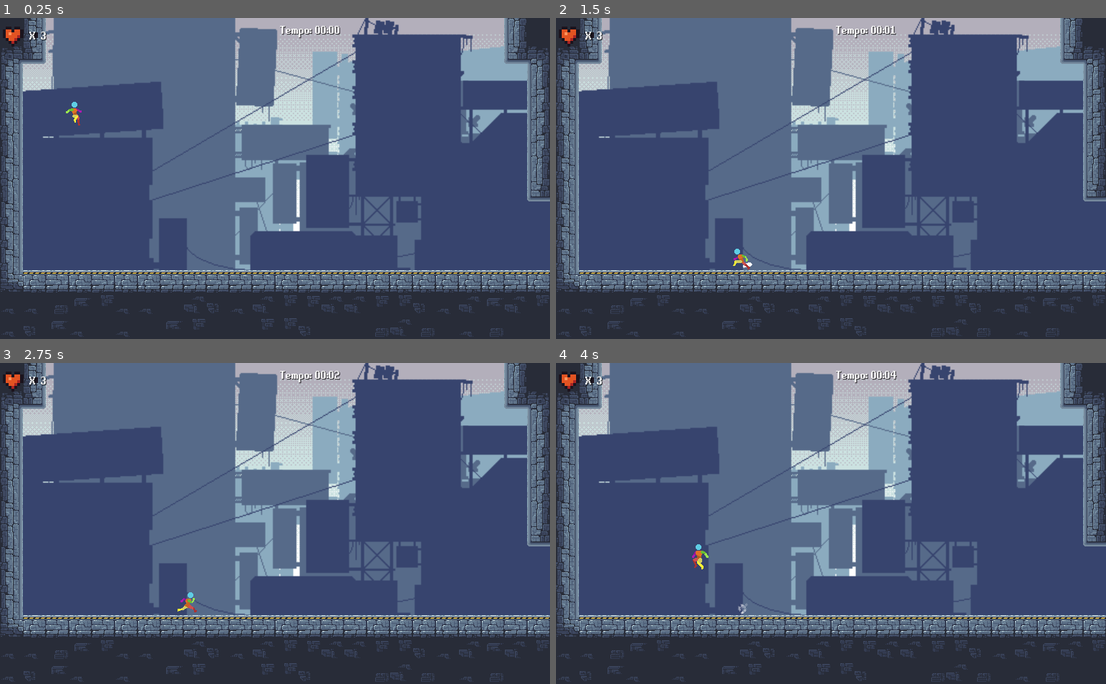
Above: before the commit, frames 1-4 (two rows, left to right).
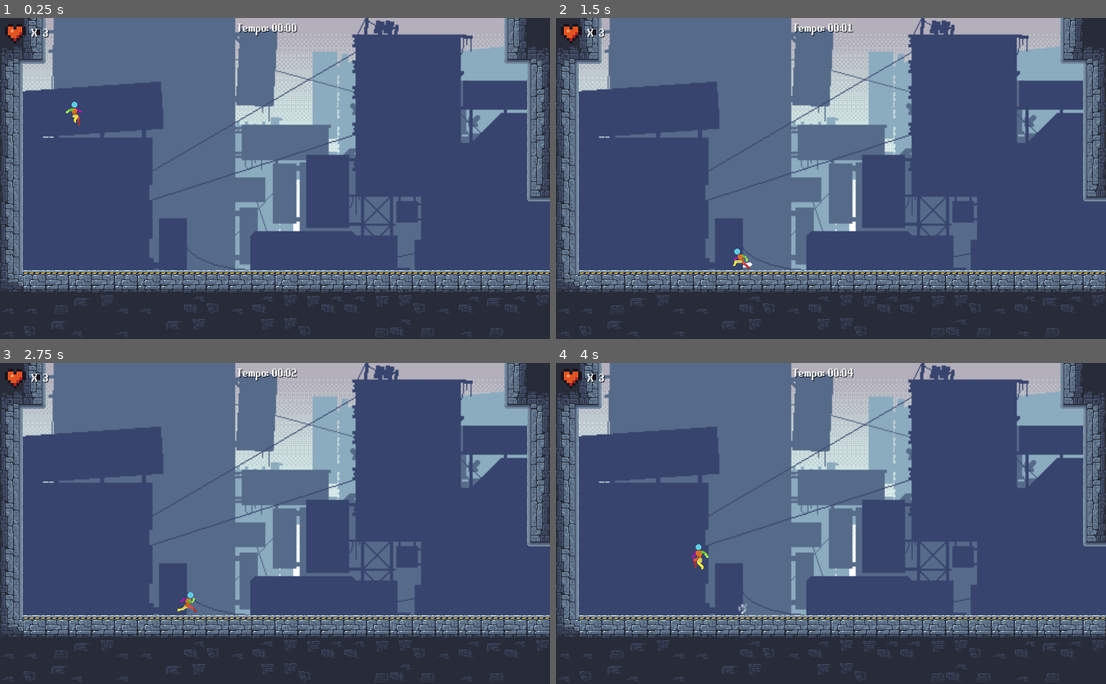
Above: after the commit, the same moments.

Repository: Eduardo-Pyment/Alquimista_dos_Sonhos-A_ultima_semente
Game: Godot game, scene res://Fases/fase_1.tscn
Same seed, same stepped clock (60 frames per second), same inputs: the game is played once before the commit and once after it. This scene is started directly instead of the project's main scene.
Inputs:
- Up to frame 1 (0.25 s): no input
- Up to frame 2 (1.5 s): tap Enter (ui_accept) at 0.5, 0.77 s; hold Right (ui_right) 0.53-1.28 s; hold Left (ui_left) from 1.28 s (still down)
- Up to frame 3 (2.75 s): tap Enter (ui_accept) at 1.52 s; release Left (ui_left) at 2.03 s; hold Right (ui_right) from 2.03 s (still down)
- Up to frame 4 (4 s): release Right (ui_right) at 2.78 s; hold Up (ui_up) 2.78-3.53 s; tap Enter (ui_accept) at 3.02, 3.77 s; hold Left (ui_left) from 3.53 s (still down)

The runs differ from the first frame. In frame 1, 0.6% of the frame differs, in the area x 0-62%, y 1-9%; in frame 2, 0.6%; in frame 3, 0.6%; in frame 4, 0.6%.

Commit message:
Animação da máquina implementada e UI da fase 1 alinhada

Diff:
--- a/Fases/fase_1.tscn
+++ b/Fases/fase_1.tscn
@@ -819,16 +819,18 @@
 [node name="vida_tempo" type="Control" parent="HUD"]
 layout_mode = 3
 anchors_preset = 0
-offset_right = 40.0
-offset_bottom = 40.0
+offset_left = -3.0
+offset_top = -3.0
+offset_right = 37.0
+offset_bottom = 37.0
 script = ExtResource("8_a36j6")
 
 [node name="clock_timer" type="Timer" parent="HUD/vida_tempo"]
 
 [node name="container" type="MarginContainer" parent="HUD/vida_tempo"]
 layout_mode = 0
-offset_left = 1.0
-offset_right = 881.002
+offset_left = -56.0
+offset_right = 824.002
 offset_bottom = 448.0
 theme_override_constants/margin_left = 8
 theme_override_constants/margin_top = 8
@@ -853,9 +855,10 @@
 
 [node name="coraçao vida" type="TextureRect" parent="HUD/vida_tempo"]
 layout_mode = 0
-offset_top = 8.0
-offset_right = 65.0
-offset_bottom = 40.0
+offset_left = 6.0
+offset_top = 7.0
+offset_right = 71.0
+offset_bottom = 39.0
 texture = ExtResource("20_8dbqo")
 
 [node name="x" type="Label" parent="HUD/vida_tempo/coraçao vida"]
@@ -878,6 +881,12 @@
 label_settings = SubResource("LabelSettings_pt2se")
 
 [node name="MenuPause" parent="." instance=ExtResource("22_rlntw")]
+offset = Vector2(30, 0)
+transform = Transform2D(1, 0, 0, 1, 30, 0)
+
+[node name="ColorRect" parent="MenuPause" index="0"]
+offset_left = -30.0
+offset_right = -30.0
 
 [node name="GameOver" parent="." instance=ExtResource("26_2mpt5")]
 visible = false
@@ -1096,6 +1105,7 @@
 [connection signal="body_entered" from="Dicas/Area2D" to="Dicas/caixa2" method="_on_area_2d_body_entered"]
 [connection signal="body_exited" from="Dicas/Area2D" to="Dicas/caixa2" method="_on_area_2d_body_exited"]
 
+[editable path="MenuPause"]
 [editable path="Plataforma_2"]
 [editable path="Plataforma_3"]
 [editable path="Plataforma_4"]
--- a/Scenes/Itens/H_flutuante.tscn
+++ b/Scenes/Itens/H_flutuante.tscn
@@ -29,6 +29,7 @@
 		$AnimatedSprite2D.play(\"destroy\")
 func _destroy():
 	queue_free()
+	Globais.agua = 0
 func _physics_process(_delta):
 	if AlvoMovimento == null:
 		return
--- a/Scenes/maquina_agua.tscn
+++ b/Scenes/maquina_agua.tscn
@@ -275,9 +275,9 @@
 "duration": 1.0,
 "texture": SubResource("AtlasTexture_ueudq")
 }],
-"loop": true,
+"loop": false,
 "name": &"gerando",
-"speed": 10.0
+"speed": 7.0
 }, {
 "frames": [{
 "duration": 1.0,
--- a/Scripts/Zona_Fogo_maquina.gd
+++ b/Scripts/Zona_Fogo_maquina.gd
@@ -13,4 +13,3 @@
 		print(Globais.agua)
 		cpu_particles_2d.emitting = true
 		queue_free()
-		Globais.agua = 0
--- a/Scripts/maquina_agua.gd
+++ b/Scripts/maquina_agua.gd
@@ -16,6 +16,7 @@
 			Globais.oxigenio -= 1
 			Globais.agua = 1
 			emit_signal("gerar_agua")
+			get_node("animation").play("gerando")
 			print("Água =", Globais.agua)
 
 func _on_body_entered(_body):
--- a/project.godot
+++ b/project.godot
@@ -10,7 +10,7 @@
 
 [application]
 
-config/name="Alquimista dos Sonhos"
+config/name="QuimiTech"
 run/main_scene="res://Menus/MenuPrincipal/intro_si.tscn"
 config/features=PackedStringArray("4.1", "GL Compatibility")
 config/icon="res://icon.svg"
@@ -35,7 +35,7 @@
 
 "interação"={
 "deadzone": 0.5,
-"events": [Object(InputEventKey,"resource_local_to_scene":false,"resource_name":"","device":-1,"window_id":0,"alt_pressed":false,"shift_pressed":false,"ctrl_pressed":false,"meta_pressed":false,"pressed":false,"keycode":0,"physical_keycode":73,"key_label":0,"unicode":105,"echo":false,"script":null)
+"events": [Object(InputEventKey,"resource_local_to_scene":false,"resource_name":"","device":-1,"window_id":0,"alt_pressed":false,"shift_pressed":false,"ctrl_pressed":false,"meta_pressed":false,"pressed":false,"keycode":73,"physical_keycode":73,"key_label":73,"unicode":105,"echo":false,"script":null)
 ]
 }
 "avançar_mensagem"={
